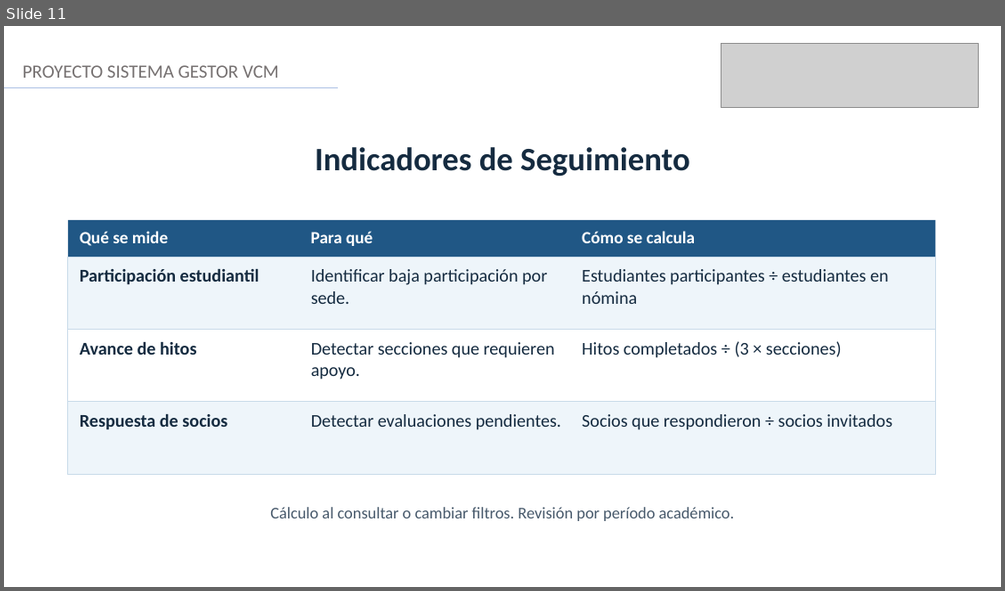
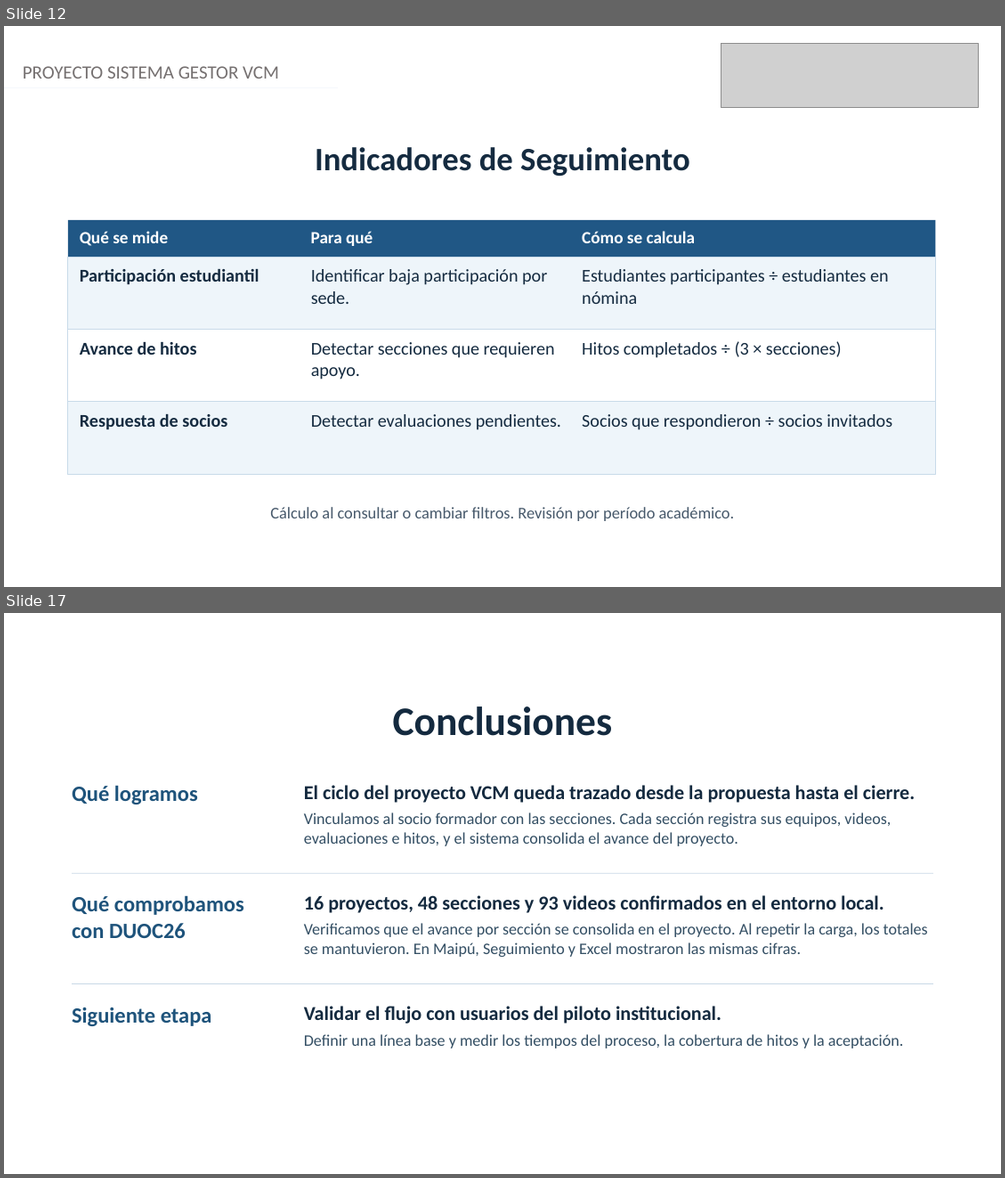
Before and after one commit to chiolinski/APT122-Sistema-Gestor-VCM, a slide deck: Fase 2/Evidencias Grupales/APT122_Presentacion_Final_Proyecto_VCM.pptx. Shown one above the other, each under a label of ours: slide 11 before the commit, slides 12 and 17 after it; the slides between them are not shown. The pictures are 1005x591 and 1005x1178 pixels, drawn with LibreOffice and Linux fonts; fonts in the diff are those of the drawing; grey boxes stand for pictures. Boxes give left, top, right and bottom in pixels: in the first picture for what was removed or moved away, otherwise in the second. Text is boxed around its words. In the diff, an @@ line names an element or a change of style, - is before the commit and + after.

```diff
--- a/Fase 2/Evidencias Grupales/APT122_Presentacion_Final_Proyecto_VCM.pptx
+++ b/Fase 2/Evidencias Grupales/APT122_Presentacion_Final_Proyecto_VCM.pptx
@@ slide 17 added at (4, 613, 1001, 1174), background #FFFFFF @@
@@ text added at (393, 706, 613, 736), 39 pt, text #142A3F, bold @@
+Conclusiones
@@ text added at (72, 785, 198, 804), 21 pt, text #1E537B, bold @@
+Qué logramos
@@ text added at (304, 785, 914, 803), 19 pt, text #142A3F, bold @@
+El ciclo del proyecto VCM queda trazado desde la propuesta hasta el cierre.
@@ text added at (304, 812, 890, 846), 15.5 pt, text #344F64 @@
+Vinculamos al socio formador con las secciones. Cada sección registra sus equipos, videos, evaluaciones e hitos, y el sistema consolida el avance del proyecto.
@@ line added from (72, 873) to (933, 873), #C8D8E6 0.75 pt @@
@@ text added at (72, 895, 244, 938), 21 pt, text #1E537B, bold @@
+Qué comprobamos
+con DUOC26
@@ text added at (304, 895, 884, 913), 19 pt, text #142A3F, bold @@
+16 proyectos, 48 secciones y 93 videos confirmados en el entorno local.
@@ text added at (304, 923, 928, 957), 15.5 pt, text #344F64 @@
+Verificamos que el avance por sección se consolida en el proyecto. Al repetir la carga, los totales se mantuvieron. En Maipú, Seguimiento y Excel mostraron las mismas cifras.
@@ line added from (72, 984) to (933, 984), #C8D8E6 0.75 pt @@
@@ text added at (72, 1007, 212, 1026), 21 pt, text #1E537B, bold @@
+Siguiente etapa
@@ text added at (304, 1005, 721, 1023), 19 pt, text #142A3F, bold @@
+Validar el flujo con usuarios del piloto institucional.
@@ text added at (304, 1034, 904, 1048), 15.5 pt, text #344F64 @@
+Definir una línea base y medir los tiempos del proceso, la cobertura de hitos y la aceptación.
@@ what was slide 11 is now slide 12 @@
@@ slide 12 changed as well @@
@@ text "PROYECTO SISTEMA GESTOR VCM" at (23, 66, 279, 79): text colour #767171 to #757070 @@
@@ line (4, 88) - (339, 88): stroke #ABC0E4 1.25 pt to #F5F7FC 1.25 pt @@
```
Also in this commit, not shown: 7 other slides changed, 8 other slides added, 8 slides removed.
